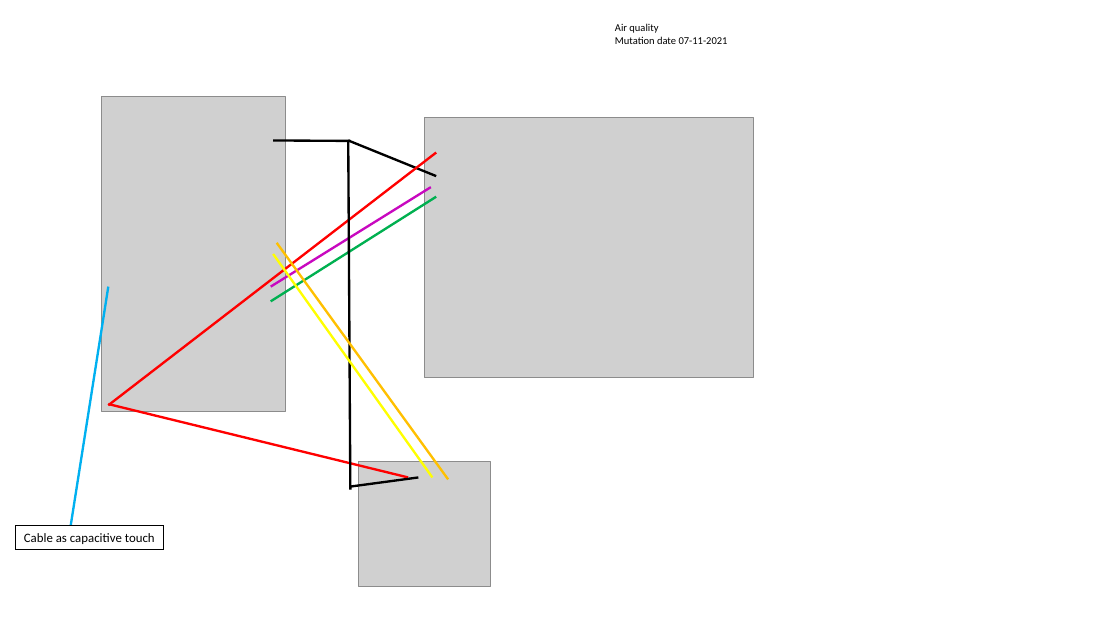
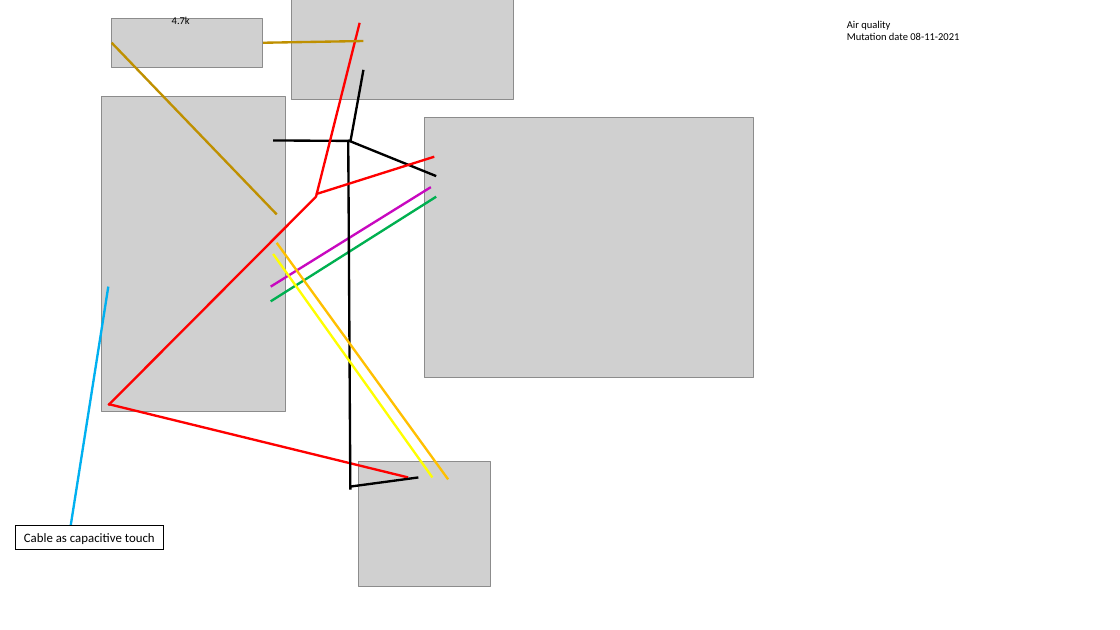
Before and after one commit to Wilko01/Air_Quality_Meter, a slide deck: slide 1 of Air_Quality_Meter.pptx. Drawn at 1120x630 pixels with LibreOffice and Linux fonts; fonts in the diff are those of the drawing; grey boxes stand for pictures. Boxes give left, top, right and bottom in pixels: in the first picture for what was removed or moved away, otherwise in the second. Text is boxed around its words. In the diff, an @@ line names an element or a change of style, - is before the commit and + after.

```diff
--- a/Air_Quality_Meter.pptx
+++ b/Air_Quality_Meter.pptx
@@ picture added at box(112, 18, 263, 67) @@
@@ text added at box(172, 15, 190, 24), 9 pt, text #000000 @@
+4.7k
@@ picture added at box(291, 0, 513, 100) @@
@@ line added from (360, 23) to (316, 197), #FF0000 2 pt @@
@@ text "Air quality": place and size @@
-text "Air quality" at box(615, 23, 728, 44)
+text "Air quality" at box(847, 20, 959, 40)
@@ line added from (276, 214) to (112, 43), #BF9000 2 pt @@
@@ line added from (263, 43) to (364, 41), #BF9000 2 pt @@
@@ text at box(847, 33, 959, 40): text changed @@
-Mutation date 07-11-2021
+Mutation date 08-11-2021
@@ line added from (364, 70) to (350, 142), #000000 2 pt @@
@@ line added from (434, 157) to (316, 194), #FF0000 2 pt @@
@@ line moved from (436, 153) - (108, 405) to (316, 197) - (108, 405) @@
```
Also in this commit, not shown: 9 other files.
